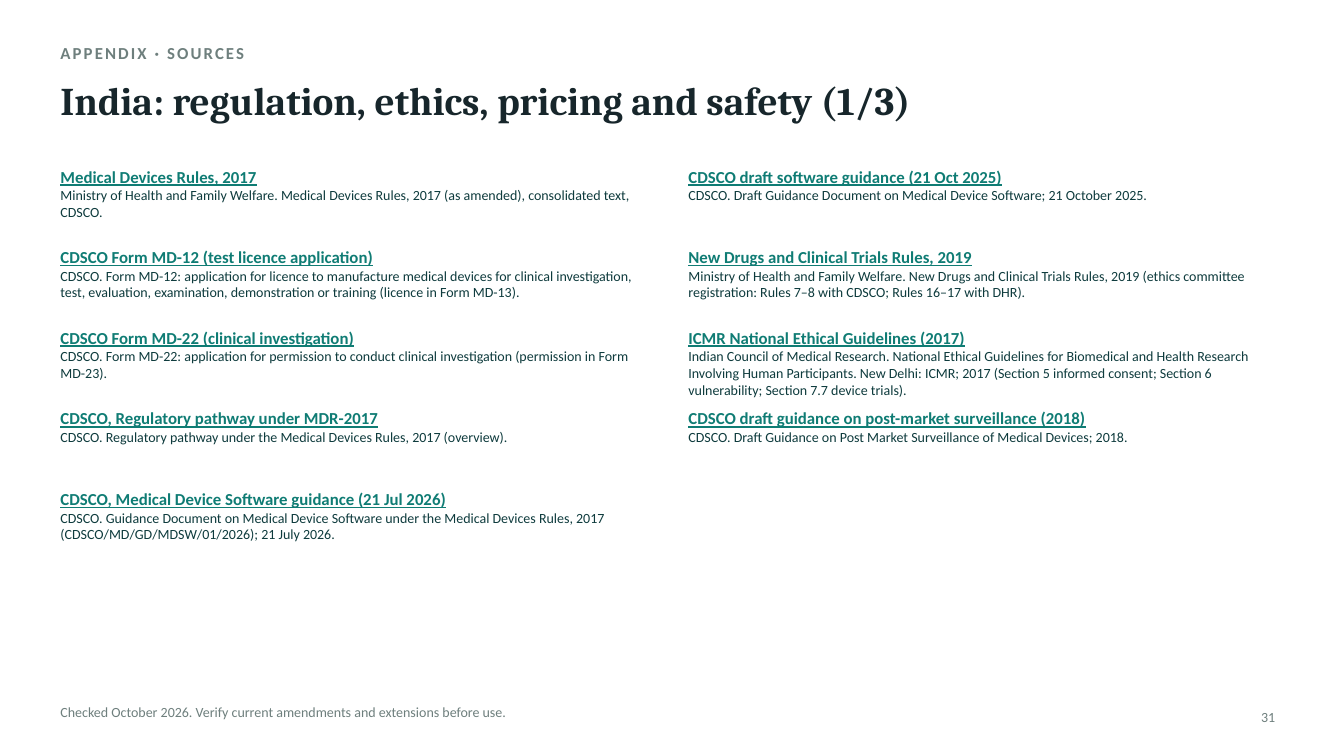
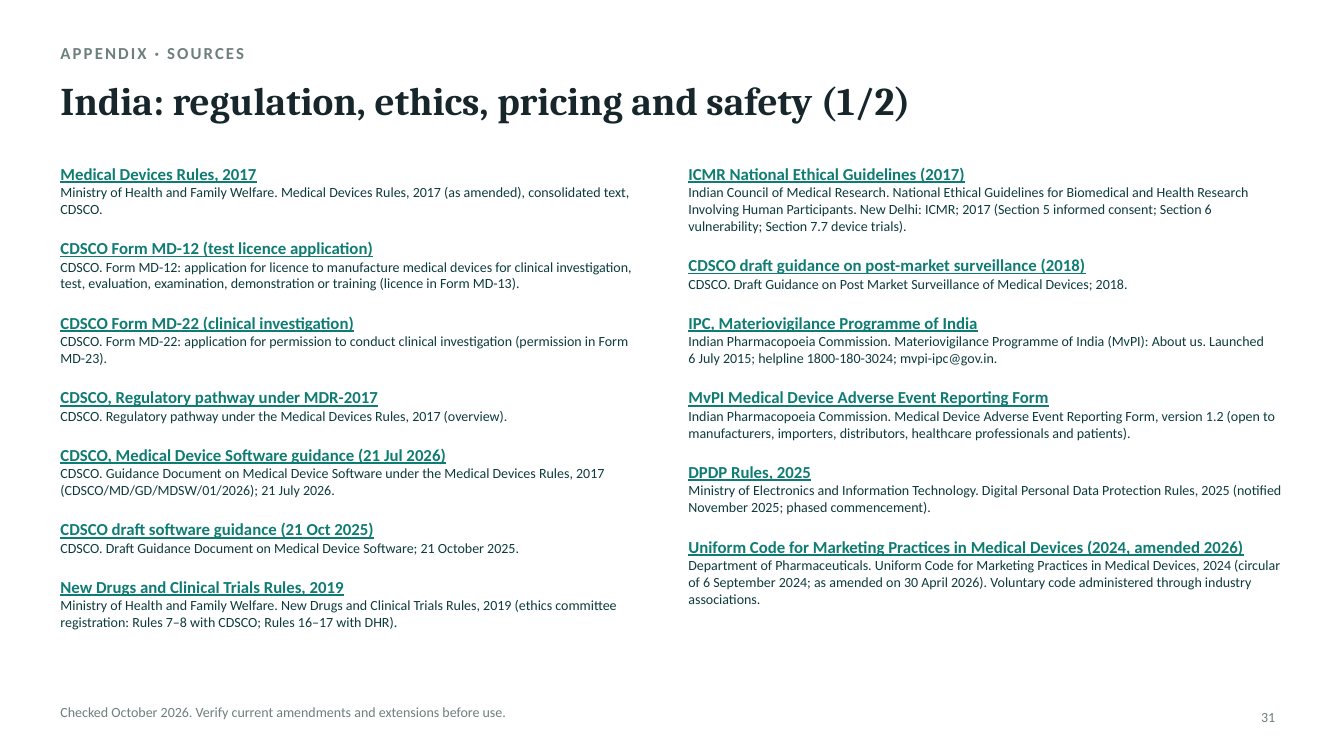
Before and after one commit to ivikasjha/claude, a slide deck: slide 31 of deck/From_Innovation_to_Patient_Impact.pptx. Drawn at 1344x756 pixels with LibreOffice and Linux fonts; fonts in the diff are those of the drawing. Boxes give left, top, right and bottom in pixels: in the first picture for what was removed or moved away, otherwise in the second. Text is boxed around its words. In the diff, an @@ line names an element or a change of style, - is before the commit and + after.

```diff
--- a/deck/From_Innovation_to_Patient_Impact.pptx
+++ b/deck/From_Innovation_to_Patient_Impact.pptx
@@ title at [60, 86, 911, 124]: text changed @@
-India: regulation, ethics, pricing and safety (1/3)
+India: regulation, ethics, pricing and safety (1/2)
@@ text "ICMR National Ethical Guidelines (2017)": place and size @@
-text "ICMR National Ethical Guidelines (2017)" at [688, 331, 1248, 398]
+text "ICMR National Ethical Guidelines (2017)" at [688, 167, 1248, 234]
@@ text "CDSCO Form MD-12 (test licence ...": place and size @@
-text "CDSCO Form MD-12 (test licence ..." at [60, 250, 631, 300]
+text "CDSCO Form MD-12 (test licence ..." at [60, 241, 631, 291]
@@ text "CDSCO draft guidance on post-market ...": place and size @@
-text "CDSCO draft guidance on post-market ..." at [688, 412, 1128, 444]
+text "CDSCO draft guidance on post-market ..." at [688, 258, 1128, 291]
@@ text "CDSCO Form MD-22 (clinical investigation)": place and size @@
-text "CDSCO Form MD-22 (clinical investigation)" at [60, 332, 629, 380]
+text "CDSCO Form MD-22 (clinical investigation)" at [60, 317, 629, 365]
@@ text added at [688, 317, 1264, 366], 10 pt, text #0E3B3D @@
+IPC, Materiovigilance Programme of India
+Indian Pharmacopoeia Commission. Materiovigilance Programme of India (MvPI): About us. Launched 6 July 2015; helpline 1800-180-3024; mvpi-ipc@gov.in.
@@ text "CDSCO, Regulatory pathway under MDR-2017": place and size @@
-text "CDSCO, Regulatory pathway under MDR-2017" at [60, 412, 508, 445]
+text "CDSCO, Regulatory pathway under MDR-2017" at [60, 391, 508, 424]
@@ text added at [688, 391, 1275, 441], 10 pt, text #0E3B3D @@
+MvPI Medical Device Adverse Event Reporting Form
+Indian Pharmacopoeia Commission. Medical Device Adverse Event Reporting Form, version 1.2 (open to manufacturers, importers, distributors, healthcare professionals and patients).
@@ text "CDSCO, Medical Device Software guidance ...": place and size @@
-text "CDSCO, Medical Device Software guidance ..." at [60, 492, 604, 542]
+text "CDSCO, Medical Device Software guidance ..." at [60, 448, 604, 498]
@@ text added at [688, 466, 1281, 515], 10 pt, text #0E3B3D @@
+DPDP Rules, 2025
+Ministry of Electronics and Information Technology. Digital Personal Data Protection Rules, 2025 (notified November 2025; phased commencement).
@@ text "CDSCO draft software guidance (21 ...": place and size @@
-text "CDSCO draft software guidance (21 ..." at [688, 170, 1147, 202]
+text "CDSCO draft software guidance (21 ..." at [60, 523, 519, 555]
@@ text added at [688, 540, 1280, 604], 10 pt, text #0E3B3D @@
+Uniform Code for Marketing Practices in Medical Devices (2024, amended 2026)
+Department of Pharmaceuticals. Uniform Code for Marketing Practices in Medical Devices, 2024 (circular of 6 September 2024; as amended on 30 April 2026). Voluntary code administered through industry associations.
@@ text "New Drugs and Clinical Trials ...": place and size @@
-text "New Drugs and Clinical Trials ..." at [688, 251, 1244, 300]
+text "New Drugs and Clinical Trials ..." at [60, 581, 616, 630]
```
Also in this commit, not shown: 34 other slides changed, 1 slide removed, 37 other files.
